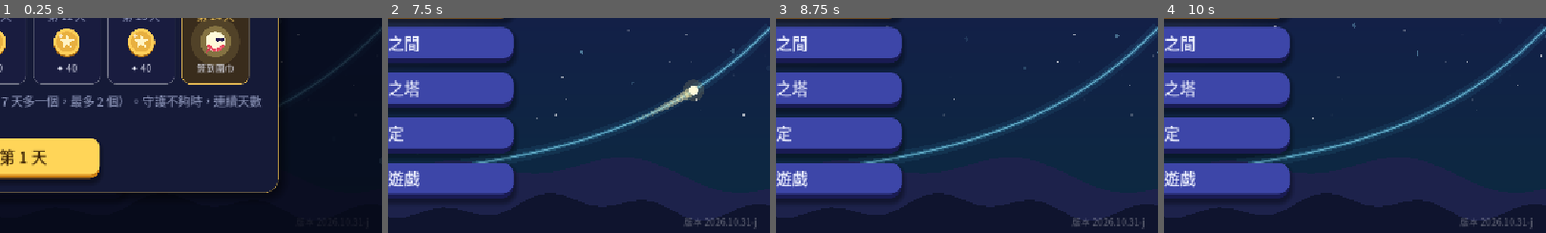
Above: before the commit, frames 1-4 (left to right).
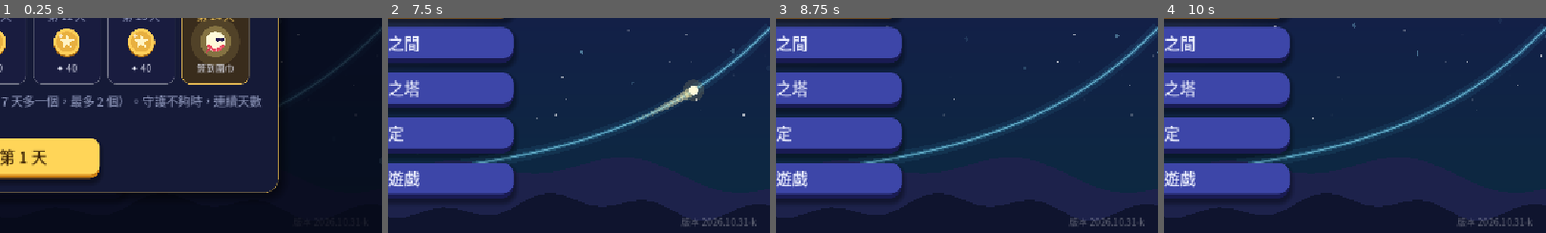
Above: after the commit, the same moments.

Repository: sam2068csie/light-spirit-journey
Game: Godot game, scene res://main_menu.tscn
Same seed, same stepped clock (60 frames per second), same inputs: the game is played once before the commit and once after it.
Inputs (mouse positions are % of the whole screen's width and height, from its top left):
- Up to frame 1 (0.25 s): no input
- Up to frame 2 (7.5 s): click "開始冒險" at 0.5 s; click "開始冒險" at 1.25 s; click "修煉之間" at 2 s; click "終焉之塔" at 2.75 s; click "設定" at 3.5 s; click "離開遊戲" at 4.25 s; click "每日任務" at 5 s; click "光靈扭蛋" at 5.75 s; click "光靈衣櫃" at 6.5 s; click "✕" at 7.25 s
- Up to frame 3 (8.75 s): tap Enter at 8 s; drag from (50, 50) to (60, 28) at 8.02 s
- Up to frame 4 (10 s): drag from (30, 55) to (45, 70) at 8.77 s; move the mouse to (60, 28) at 9.52 s; hold Right from 9.53 s (still down); tap 9 at 9.6 s
The pictures show only the part of the screen within x 50-100%, y 50-100%; the shares and areas given below are measured in that part.

The runs differ from the first frame. In frame 2, 0.4% of the frame differs, in the area x 77-97%, y 92-99%; in frame 3, 0.4%; in frame 4, 0.4%.

Commit message:
數學排版支援線段符號 \ol{AB}；G5 的線段長 AB、AD、BC、BD、CD 加上橫線 (BUILD 2026.10.31-k)
Co-Authored-By: Claude Opus 5.5 <noreply@anthropic.com>
Claude-Session: https://claude.ai/code/session_01RombajUyooAJ6yvir5uviP

Diff:
--- a/data/game.gd
+++ b/data/game.gd
@@ -560,7 +560,7 @@
 
 const DQ := preload("daily_quests.gd")
 ## 版本號（主畫面右下角會顯示）：每次交給你新的檔案時更新，方便確認手機上裝的是不是最新版
-const BUILD := "2026.10.31-j"
+const BUILD := "2026.10.31-k"
 
 
 ## 讀取各單元的資料；舊存檔（還沒有單元的版本）的今日修煉、終焉之塔紀錄搬到「指數與對數」
--- a/data/math_text.gd
+++ b/data/math_text.gd
@@ -183,6 +183,14 @@
 			else:
 				out.append({"ch": "", "frac": {"num": num, "den": den}, "scale": scale, "dy": dy,
 					"color": colors.back(), "glue": glue, "rads": rads})
+			continue
+		# 線段的上橫線：\ol{AB}（用根號的機制，只畫上面那條槓、不畫勾）
+		if c == "\\" and s.substr(i, 4) == "\\ol{":
+			var oid := out.size()
+			out.append({"ch": "", "scale": scale, "dy": dy, "color": colors.back(), "glue": glue, "rad": oid, "rads": rads, "idx": "ol"})
+			var inner_o := rads.duplicate()
+			inner_o.append(oid)
+			i = _parse_into(s, i + 4, scale, dy, colors, out, true, true, inner_o)
 			continue
 		# 根號：√{…}，裡面的字都記得自己在哪個根號底下
 		if (c == "√" or c == "∛" or c == "∜") and i + 1 < s.length() and s[i + 1] == "{":
@@ -1091,6 +1099,12 @@
 			if g.rad >= 0 and bar_y.has(g.rad):
 				top = minf(top, bar_y[g.rad] - maxf(4.0, sz * 0.18))
 		bar_y[rid] = top
+		if o.get("idx", "") == "ol":
+			# 線段符號：字的上方一條橫線
+			var olw := maxf(1.0, sz * 0.06)
+			var oy := top - sz * 0.02
+			ci.draw_line(Vector2(o.pos.x + off.x + sz * 0.04, oy), Vector2(x_end - sz * 0.02, oy), o.color, olw, true)
+			continue
 		var x0: float = o.pos.x + off.x
 		var w: float = o.w
 		var has_idx: bool = o.get("idx", "") != ""
--- a/data/trig5_bank.gd
+++ b/data/trig5_bank.gd
@@ -81,36 +81,36 @@
 		# ======================= 第一章．雙層轉盤 =======================
 		{"id": "cosd", "chapter": 1, "type": "forge", "title": "差角公式",
 		 "story": "羅盤上有兩根指針 A、B，長度都是 1。它們之間的距離，藏著 cos(α − β) 的祕密。",
-		 "insight": "A(cos α, sin α)、B(cos β, sin β)：AB² = (cos α − cos β)² + (sin α − sin β)² = 2 − 2(cos α cos β + sin α sin β)。餘弦定理又說 AB² = 2 − 2 cos(α − β)。所以 cos(α − β) = cos α cos β + sin α sin β。",
-		 "variants": [
-			{"eq": "單位圓上 A(cos α, sin α)、B(cos β, sin β)，\n∠AOB = 60°，求 AB 與 cos 15°",
+		 "insight": "A(cos α, sin α)、B(cos β, sin β)：\\ol{AB}² = (cos α − cos β)² + (sin α − sin β)² = 2 − 2(cos α cos β + sin α sin β)。餘弦定理又說 \\ol{AB}² = 2 − 2 cos(α − β)。所以 cos(α − β) = cos α cos β + sin α sin β。",
+		 "variants": [
+			{"eq": "單位圓上 A(cos α, sin α)、B(cos β, sin β)，\n∠AOB = 60°，求 \\ol{AB} 與 cos 15°",
 			 "steps": [
 				_rot("轉指針", "轉動外盤 α 和內盤 β，讓 ∠AOB 等於 60°（α − β = 60° 或 −60° 都可以）。", "diff", "cos", 60.0,
 					"∠AOB = 60°（|α − β| = 60°）", "α 比 β 大 60°：例如 α = 75°、β = 15°。", T_COSD, {"abs": true}),
-				_f("弦長", "AB² 用座標算是 2 − 2(cos α cos β + sin α sin β)，用餘弦定理算是 2 − 2 cos(α − β)。", "AB² = 2 − 2 cos 60° = [0]，AB = [1]", ["1", "1"],
-					"AB² = 2 − 2 × 1/2 = 1，AB = 1", "cos 60° = 1/2。", T_COSD),
-				_tiles("拼差角公式", "兩種算法的 AB² 相等，拼出 cos(α − β)。", "cos(α − β)", "cos_diff", TK_SC,
+				_f("弦長", "\\ol{AB}² 用座標算是 2 − 2(cos α cos β + sin α sin β)，用餘弦定理算是 2 − 2 cos(α − β)。", "\\ol{AB}² = 2 − 2 cos 60° = [0]，\\ol{AB} = [1]", ["1", "1"],
+					"\\ol{AB}² = 2 − 2 × 1/2 = 1，\\ol{AB} = 1", "cos 60° = 1/2。", T_COSD),
+				_tiles("拼差角公式", "兩種算法的 \\ol{AB}² 相等，拼出 cos(α − β)。", "cos(α − β)", "cos_diff", TK_SC,
 					"cos(α − β) = cos α cos β + sin α sin β", "cos α cos β 和 sin α sin β 相加，符號是「＋」。", T_COSD),
 				_f("cos 15°", "15° = 60° − 45°，代進差角公式：cos 15° = cos 60° cos 45° + sin 60° sin 45°。", "cos 15° = (√2 + √6) ÷ [0]", ["4"],
 					"cos 15° = (√2 + √6)/4", "(1/2)(√2/2) + (√3/2)(√2/2) = √2/4 + √6/4。", T_COSD),
 			 ]},
-			{"eq": "單位圓上 A(cos α, sin α)、B(cos β, sin β)，\n∠AOB = 90°，求 AB，再用差角公式驗算 cos 90°",
+			{"eq": "單位圓上 A(cos α, sin α)、B(cos β, sin β)，\n∠AOB = 90°，求 \\ol{AB}，再用差角公式驗算 cos 90°",
 			 "steps": [
 				_rot("轉指針", "轉動 α、β，讓 ∠AOB 等於 90°（α − β = 90° 或 −90° 都可以）。", "diff", "cos", 90.0,
 					"∠AOB = 90°（|α − β| = 90°）", "α 比 β 大 90°：例如 α = 120°、β = 30°。", T_COSD, {"abs": true}),
-				_f("弦長", "∠AOB = 90°，△AOB 是等腰直角三角形。", "AB² = 2 − 2 cos 90° = [0]，AB = [1]", ["2", "√2"],
-					"AB² = 2 − 0 = 2，AB = √2", "cos 90° = 0。", T_COSD),
+				_f("弦長", "∠AOB = 90°，△AOB 是等腰直角三角形。", "\\ol{AB}² = 2 − 2 cos 90° = [0]，\\ol{AB} = [1]", ["2", "√2"],
+					"\\ol{AB}² = 2 − 0 = 2，\\ol{AB} = √2", "cos 90° = 0。", T_COSD),
 				_tiles("拼差角公式", "拼出 cos(α − β)。", "cos(α − β)", "cos_diff", TK_SC,
 					"cos(α − β) = cos α cos β + sin α sin β", "同名相乘（cos 配 cos、sin 配 sin），中間是「＋」。", T_COSD),
 				_f("代入", "取 α = 120°、β = 30°，代入差角公式：cos(120° − 30°) = cos 120° cos 30° + sin 120° sin 30°。", "cos 90° = [0]", ["0"],
 					"(−1/2)(√3/2) + (√3/2)(1/2) = 0，剛好是 cos 90°", "(−√3/4) + (√3/4)。", T_COSD),
 			 ]},
-			{"eq": "單位圓上 A(cos α, sin α)、B(cos β, sin β)，\n∠AOB = 120°，求 AB，再用差角公式驗算 cos 120°",
+			{"eq": "單位圓上 A(cos α, sin α)、B(cos β, sin β)，\n∠AOB = 120°，求 \\ol{AB}，再用差角公式驗算 cos 120°",
 			 "steps": [
 				_rot("轉指針", "轉動 α、β，讓 ∠AOB 等於 120°（α − β = 120° 或 −120° 都可以）。", "diff", "cos", 120.0,
 					"∠AOB = 120°（|α − β| = 120°）", "α 比 β 大 120°：例如 α = 150°、β = 30°。", T_COSD, {"abs": true}),
-				_f("弦長", "∠AOB = 120°。", "AB² = 2 − 2 cos 120° = [0]，AB = [1]", ["3", "√3"],
-					"AB² = 2 − 2 × (−1/2) = 3，AB = √3", "cos 120° = −1/2。", T_COSD),
+				_f("弦長", "∠AOB = 120°。", "\\ol{AB}² = 2 − 2 cos 120° = [0]，\\ol{AB} = [1]", ["3", "√3"],
+					"\\ol{AB}² = 2 − 2 × (−1/2) = 3，\\ol{AB} = √3", "cos 120° = −1/2。", T_COSD),
 				_tiles("拼差角公式", "拼出 cos(α − β)。", "cos(α − β)", "cos_diff", TK_SC,
 					"cos(α − β) = cos α cos β + sin α sin β", "cos α cos β 加上 sin α sin β。", T_COSD),
 				_f("代入", "取 α = 150°、β = 30°，代入差角公式：cos(150° − 30°) = cos 150° cos 30° + sin 150° sin 30°。", "cos 120° = [0]", ["-1/2"],
@@ -424,12 +424,12 @@
 				_c("鈍角還是銳角", "tan θ = −7 < 0，θ 是？", ["鈍角", "銳角"], 0,
 					"tan 是負的：θ 在第二象限，是鈍角。", "OB 在第二象限、OA 在第一象限。", "θ 是鈍角", T_GEO),
 			 ]},
-			{"eq": "四邊形 ABCD 中，∠ABD = ∠BCD = 90°，AB = 12、\nBD = 5、BC = 3、CD = 4（A、C 在 BD 的兩側），求 cos∠ADC",
-			 "steps": [
-				_f("△ABD", "△ABD 中 ∠ABD = 90°，AB = 12、BD = 5。", "AD = [0]，cos∠ADB = [1]，sin∠ADB = [2]", ["13", "5/13", "12/13"],
-					"AD = 13，cos∠ADB = 5/13，sin∠ADB = 12/13", "5-12-13。", T_GEO),
-				_f("△BCD", "△BCD 中 ∠BCD = 90°，BC = 3、CD = 4、BD = 5。", "cos∠BDC = [0]，sin∠BDC = [1]", ["4/5", "3/5"],
-					"cos∠BDC = 4/5，sin∠BDC = 3/5", "鄰邊 CD 除以斜邊 BD。", T_GEO),
+			{"eq": "四邊形 ABCD 中，∠ABD = ∠BCD = 90°，\\ol{AB} = 12、\n\\ol{BD} = 5、\\ol{BC} = 3、\\ol{CD} = 4（A、C 在 \\ol{BD} 的兩側），求 cos∠ADC",
+			 "steps": [
+				_f("△ABD", "△ABD 中 ∠ABD = 90°，\\ol{AB} = 12、\\ol{BD} = 5。", "\\ol{AD} = [0]，cos∠ADB = [1]，sin∠ADB = [2]", ["13", "5/13", "12/13"],
+					"\\ol{AD} = 13，cos∠ADB = 5/13，sin∠ADB = 12/13", "5-12-13。", T_GEO),
+				_f("△BCD", "△BCD 中 ∠BCD = 90°，\\ol{BC} = 3、\\ol{CD} = 4、\\ol{BD} = 5。", "cos∠BDC = [0]，sin∠BDC = [1]", ["4/5", "3/5"],
+					"cos∠BDC = 4/5，sin∠BDC = 3/5", "鄰邊 \\ol{CD} 除以斜邊 \\ol{BD}。", T_GEO),
 				_f("和角", "∠ADC = ∠ADB + ∠BDC，cos(α + β) = cos α cos β − sin α sin β。", "cos∠ADC = [0]", ["-16/65"],
 					"(5/13)(4/5) − (12/13)(3/5) = 20/65 − 36/65 = −16/65", "20/65 − 36/65。", T_GEO),
 			 ]},
